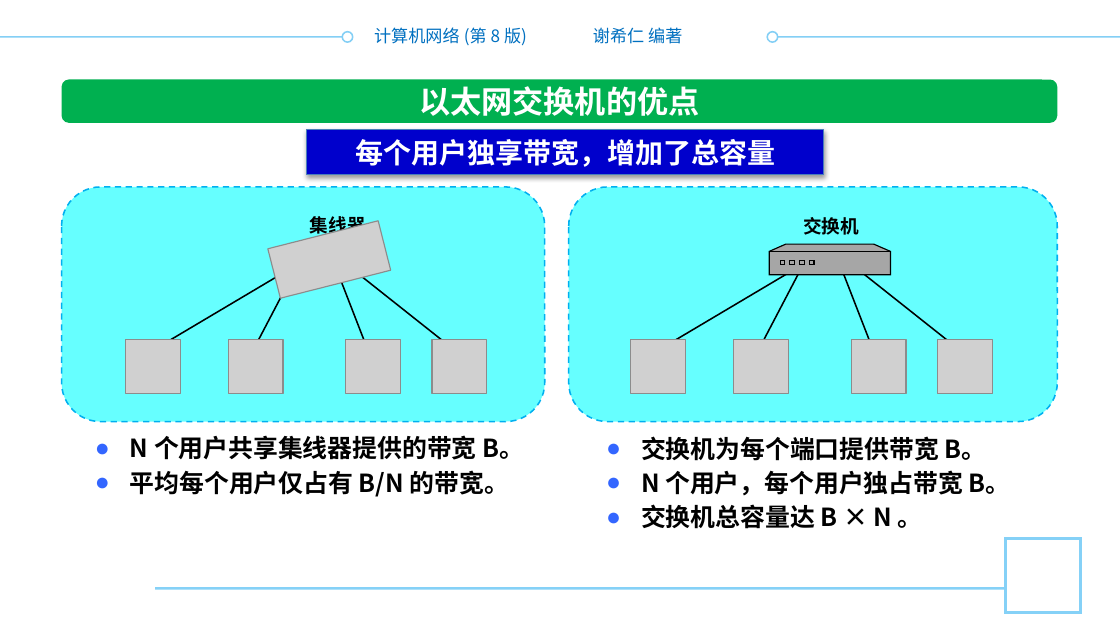
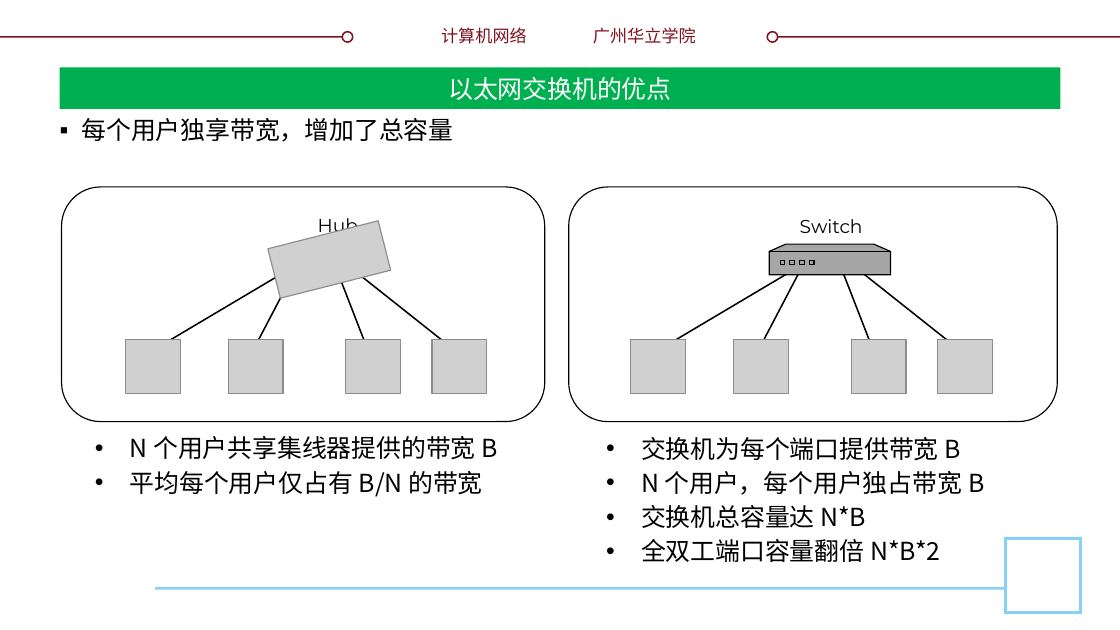
Before and after one commit to glplaman/glplaman.github.io, a slide deck: slide 104 of network/ppt/chap3.pptx. Drawn at 1120x630 pixels with LibreOffice and Linux fonts; fonts in the diff are those of the drawing; grey boxes stand for pictures; background and template pictures are left out. Boxes give left, top, right and bottom in pixels: in the first picture for what was removed or moved away, otherwise in the second. Text is boxed around its words. In the diff, an @@ line names an element or a change of style, - is before the commit and + after.

```diff
--- a/network/ppt/chap3.pptx
+++ b/network/ppt/chap3.pptx
@@ text at (441, 27, 527, 44): text changed; text colour #0070C0 to #7F131F @@
-计算机网络 (第 8 版)
+计算机网络
@@ text at (593, 27, 696, 44): text changed; text colour #0070C0 to #7F131F @@
-谢希仁 编著
+广州华立学院
@@ line (0, 37) - (353, 37): stroke #84CFF5 1 pt to #7F131F 1 pt @@
@@ ellipse at (343, 31, 353, 41): outline #84CFF5 1 pt to #7F131F 1 pt @@
@@ ellipse at (767, 31, 777, 41): outline #84CFF5 1 pt to #7F131F 1 pt @@
@@ line (767, 37) - (1120, 37): stroke #84CFF5 1 pt to #7F131F 1 pt @@
@@ title "以太网交换机的优点": place and size @@
-title "以太网交换机的优点" at (419, 86, 699, 116)
+title "以太网交换机的优点" at (59, 67, 1061, 109)
@@ title "以太网交换机的优点" at (59, 67, 1061, 109): size 20 to 16 pt, font Noto Sans CJK SC to Montserrat, bold off; vertical alignment top to middle; fill none to #00B050 @@
@@ rounded rectangle removed at (62, 80, 1057, 123) @@
@@ text "每个用户独享带宽，增加了总容量": place and size @@
-text "每个用户独享带宽，增加了总容量" at (307, 130, 824, 175)
+text "每个用户独享带宽，增加了总容量" at (82, 118, 454, 142)
@@ text "每个用户独享带宽，增加了总容量" at (82, 118, 454, 142): size 18 to 16 pt, font Noto Sans CJK SC to Montserrat, text colour #FFFFFF to #000000, bold off; alignment centre to justified; bullet none to ▪; more space between paragraphs; fill #0000CC to none; outline #4B7EBC 0.75 pt to none; shadow off @@
@@ rounded rectangle at (62, 187, 544, 422): fill #66FFFF to none; outline #00B0F0 1 pt dashed to #000000 0.75 pt @@
@@ rounded rectangle at (569, 187, 1057, 422): fill #66FFFF to none; outline #00B0F0 1 pt dashed to #000000 0.75 pt @@
@@ text at (318, 218, 358, 237): text changed; font Noto Sans CJK SC to Montserrat; bold off @@
-集线器
+Hub
@@ text at (800, 219, 863, 233): text changed; font Noto Sans CJK SC to Montserrat; bold off @@
-交换机
+Switch
@@ text at (130, 436, 498, 497): text changed; bold off @@
-● N 个用户共享集线器提供的带宽 B。
-● 平均每个用户仅占有 B/N 的带宽。
+• N 个用户共享集线器提供的带宽 B
+• 平均每个用户仅占有 B/N 的带宽
@@ text at (641, 437, 984, 562): text changed; bold off @@
-● 交换机为每个端口提供带宽 B。
-● N 个用户，每个用户独占带宽 B。
-● 交换机总容量达 B × N 。
+• 交换机为每个端口提供带宽 B
+• N 个用户，每个用户独占带宽 B
+• 交换机总容量达 N*B
+• 全双工端口容量翻倍 N*B*2
```
Also in this commit, not shown: 148 other slides changed, 2 slides added, 2 slides removed, 9 other files.
